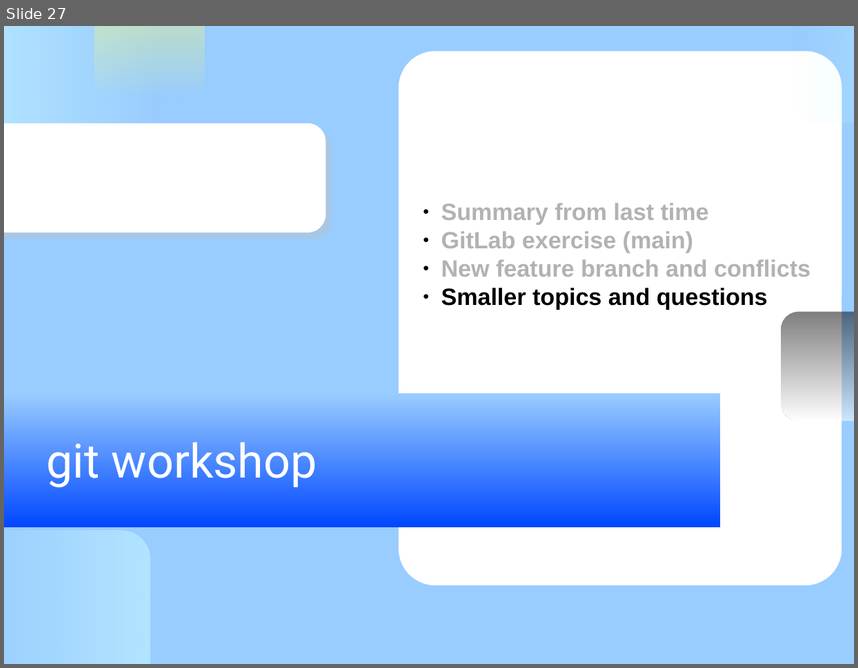
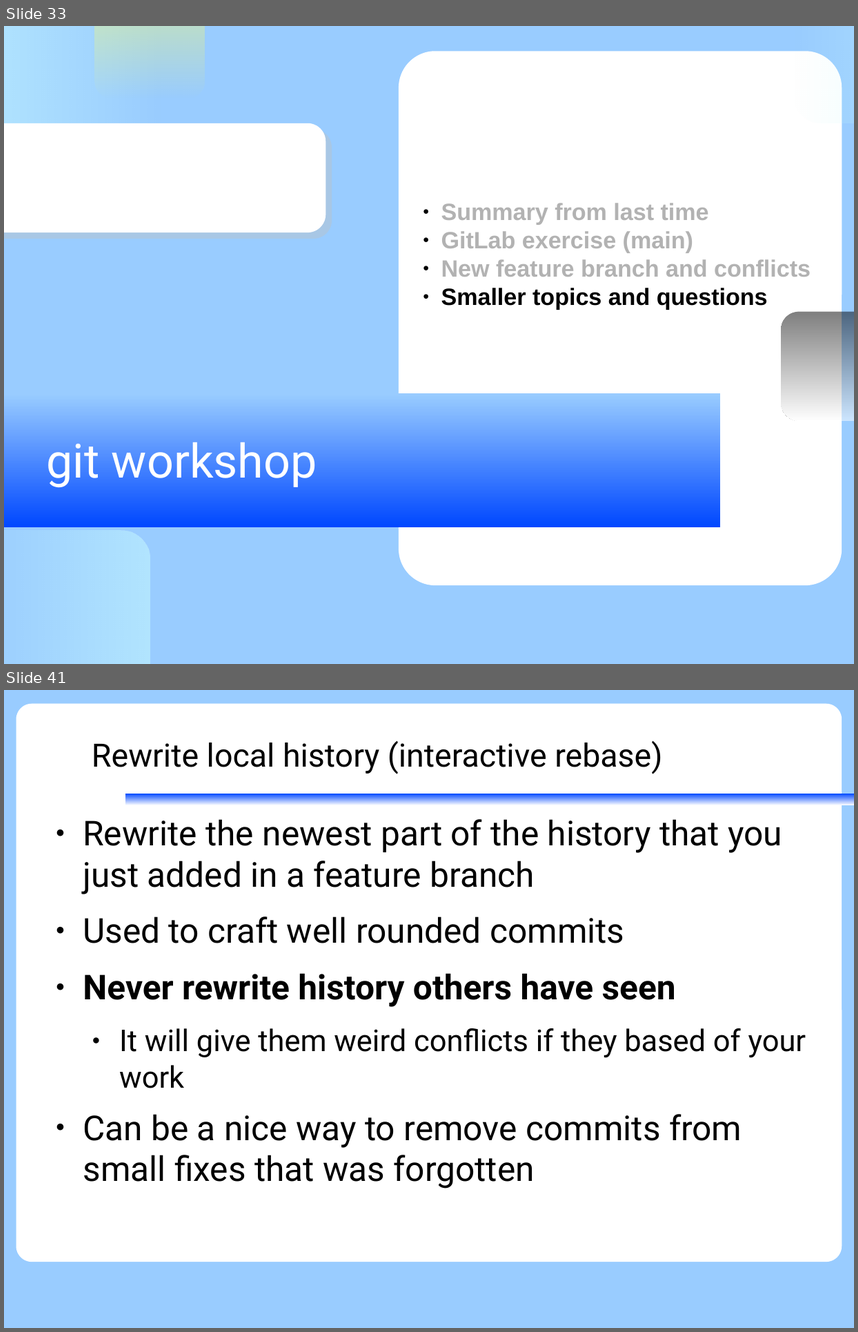
Before and after one commit to KennethNielsen/presentations, a slide deck: gitworkshop/gitworkshop.odp. Shown one above the other, each under a label of ours: slide 27 before the commit, slides 33 and 41 after it; the slides between them are not shown. The pictures are 858x668 and 858x1332 pixels, drawn with LibreOffice and Linux fonts; fonts in the diff are those of the drawing; background and template pictures are left out. Boxes give left, top, right and bottom in pixels: in the first picture for what was removed or moved away, otherwise in the second. Text is boxed around its words. In the diff, an @@ line names an element or a change of style, - is before the commit and + after.

```diff
--- a/gitworkshop/gitworkshop.odp
+++ b/gitworkshop/gitworkshop.odp
@@ slide 41 added at <box>4,690,854,1328</box>, background #99CCFF @@
@@ rounded rectangle added at <box>16,704,842,1261</box>, fill #FFFFFF @@
@@ title added at <box>92,741,662,774</box>, 30 pt, text #000000 @@
+Rewrite local history (interactive rebase)
@@ rectangle added at <box>125,793,854,806</box>, fill gradient #FFFFFF to #0047FF @@
@@ text added at <box>83,819,806,1188</box>, 32 pt, text #000000 @@
+● Rewrite the newest part of the history that you just added in a feature branch
+● Used to craft well rounded commits
+● Never rewrite history others have seen
+  ● It will give them weird conflicts if they based of your work
+● Can be a nice way to remove commits from small fixes that was forgotten
@@ what was slide 27 is now slide 33 @@
```
Also in this commit, not shown: 2 slides changed, 14 other slides added, 2 other files.
